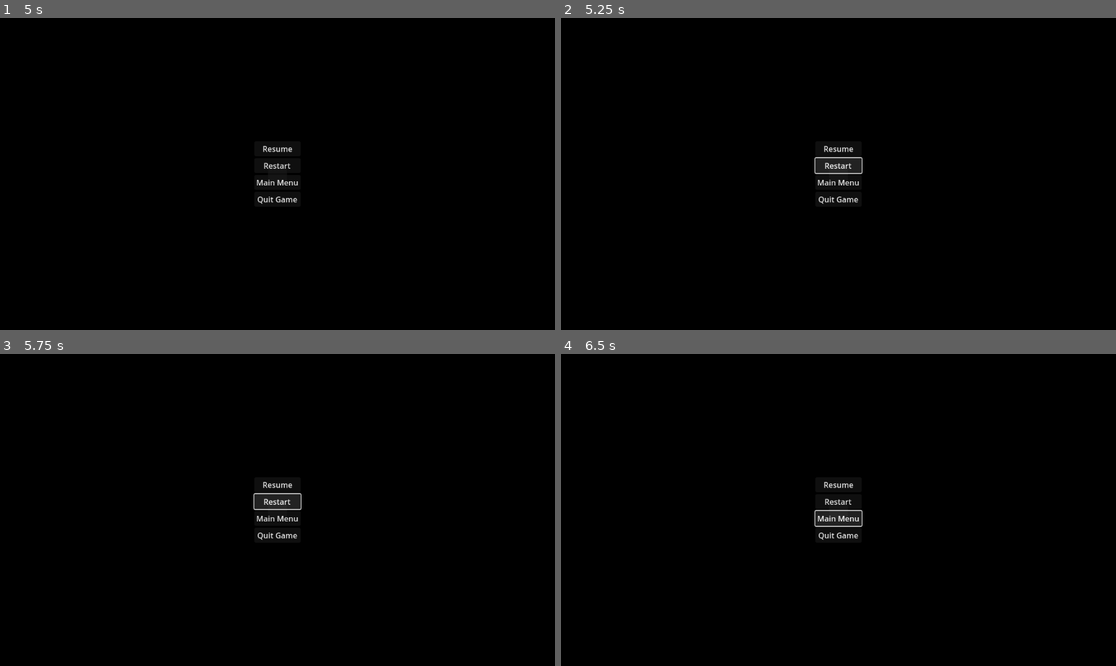
Above: before the commit, frames 1-4 (two rows, left to right).
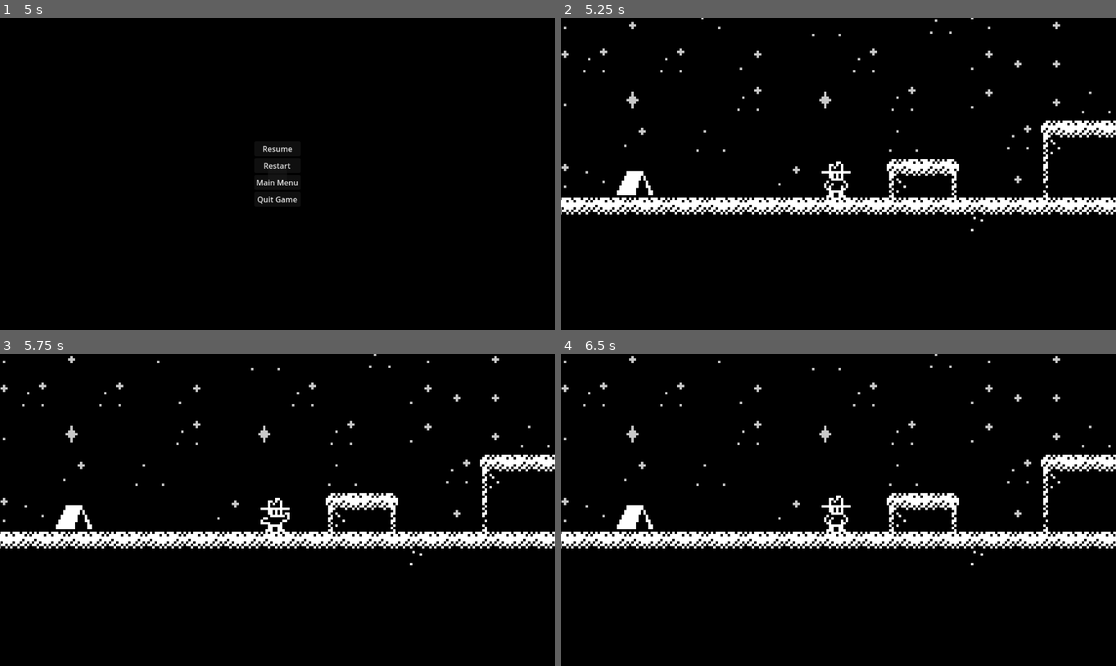
Above: after the commit, the same moments.

Repository: Tortiz-CSUF/western-noir-platformer
Game: Godot game, scene res://Start_Menu.tscn
Same seed, same stepped clock (60 frames per second), same inputs: the game is played once before the commit and once after it.
Inputs (mouse positions are in pixels of both pictures, inside the frame that each line leads up to):
- Up to frame 1 (5 s): click "Start Game" at 0.5 s; tap Enter at 1.25 s; hold D (move_right) 1.28-2.78 s; tap Space (jump) at 1.52, 2.27, 3.77, 4.52 s; hold A (move_left) 2.78-3.53 s; hold D (move_right) from 3.53 s (still down); tap Tab (pause) at 4.9 s
- Up to frame 2 (5.25 s): release D (move_right) at 5 s; click "Restart" at 5 s
- Up to frame 3 (5.75 s): no input
- Up to frame 4 (6.5 s): click (838, 519) at 5.75 s, where only the run before the commit has a clickable "Main Menu"

Frame 1 is identical in both runs. In frame 2, 7.5% of the frame differs, in the area x 0-100%, y 0-69%; in frame 3, 7.4%; in frame 4, 7.4%.

Commit message:
Debugged pause_menu script
- debugged pause_menu to be visible when intended inlevel scenes.
- disabled pause_menu ability to be called during main menu.
- made sure pause_menu is hidden when restart and main menu options are selected.

Diff:
--- a/pause_menu.gd
+++ b/pause_menu.gd
@@ -10,8 +10,15 @@
 	root.visible = false
 	print("[Pause Menu]: ready. root path =", root.get_path())
 
-func _unhandled_input(event: InputEvent) -> void:
+func _input(event: InputEvent) -> void:
 	if event.is_action_pressed("pause"):
+		var current := get_tree().current_scene
+
+		# not allowed in main menu
+		if current != null and main_menu_scene != null:
+			if current.scene_file_path == main_menu_scene.resource_path:
+				return
+
 		toggle_pause()
 		get_viewport().set_input_as_handled()
 
@@ -27,6 +34,7 @@
 func _on_restart_button_pressed() -> void:
 	get_tree().paused = false
 	get_tree().reload_current_scene()
+	close_pause_menu()
 
 func _on_main_menu_button_pressed() -> void:
 	get_tree().paused = false
@@ -35,5 +43,13 @@
 	else:
 		push_warning(" PauseMenu: main_menu not set.")
 
+	close_pause_menu()
+
 func _on_quit_button_pressed() -> void:
 	get_tree().quit()
+
+
+### helper function
+func close_pause_menu() -> void:
+	get_tree().paused = false
+	root.visible = false
